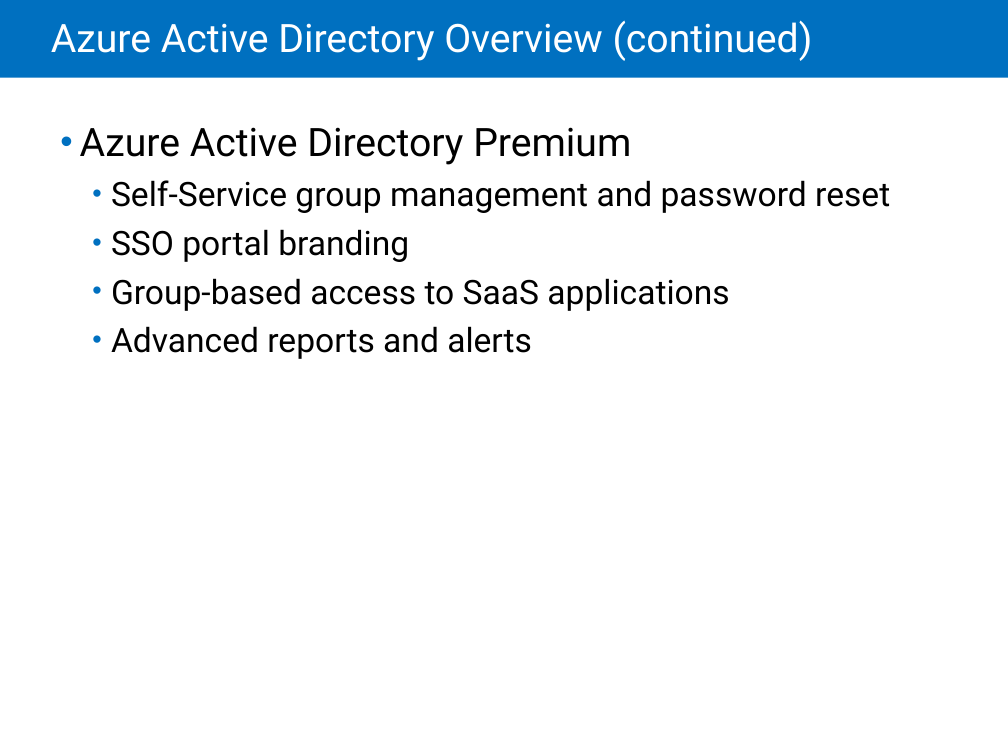
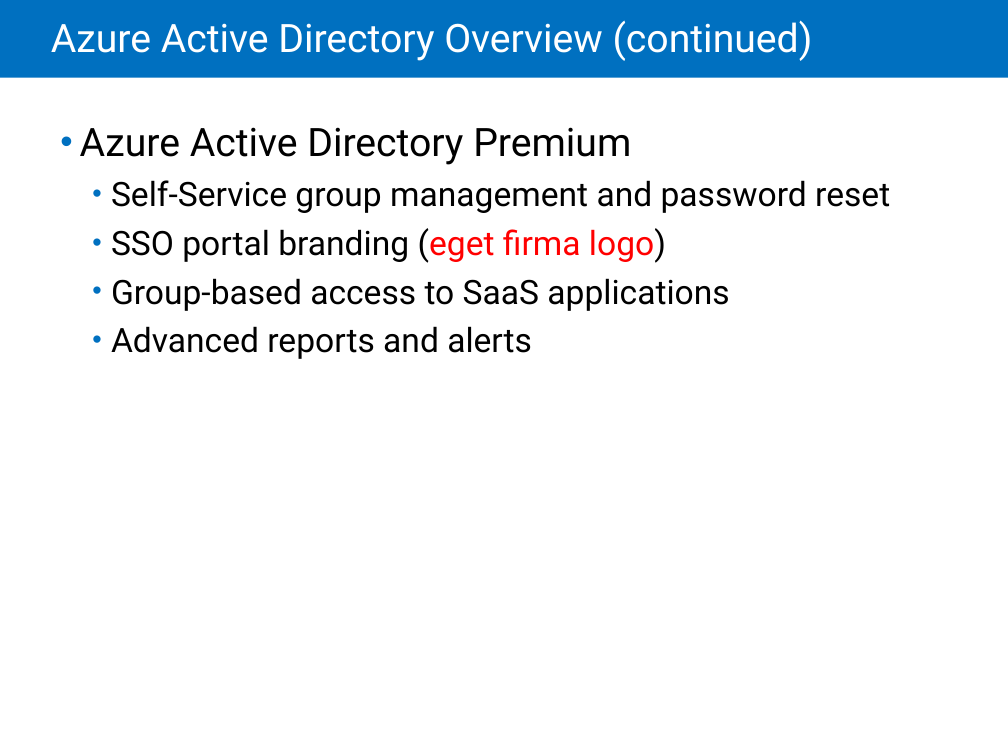
Before and after one commit to LarsKjeldsen/Kursus-az203, a slide deck: slide 6 of MOC/Module 10 Azure Active Directory/20532C-10.pptx. Drawn at 1008x756 pixels with LibreOffice and Linux fonts; fonts in the diff are those of the drawing. Boxes give left, top, right and bottom in pixels: in the first picture for what was removed or moved away, otherwise in the second. Text is boxed around its words. In the diff, an @@ line names an element or a change of style, - is before the commit and + after.

```diff
--- a/MOC/Module 10 Azure Active Directory/20532C-10.pptx
+++ b/MOC/Module 10 Azure Active Directory/20532C-10.pptx
@@ text at (x1=111, y1=228, x2=666, y2=263): text changed @@
-  • SSO portal branding
+  • SSO portal branding (eget firma logo)
```
Also in this commit, not shown: 4 other slides changed.
